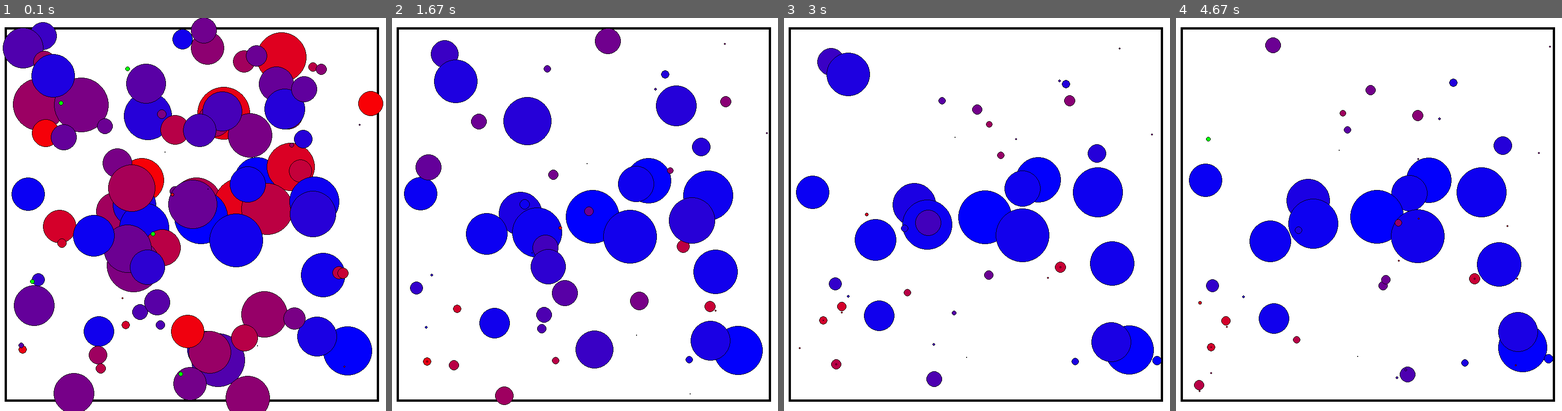
Above: before the commit, frames 1-4 (left to right).
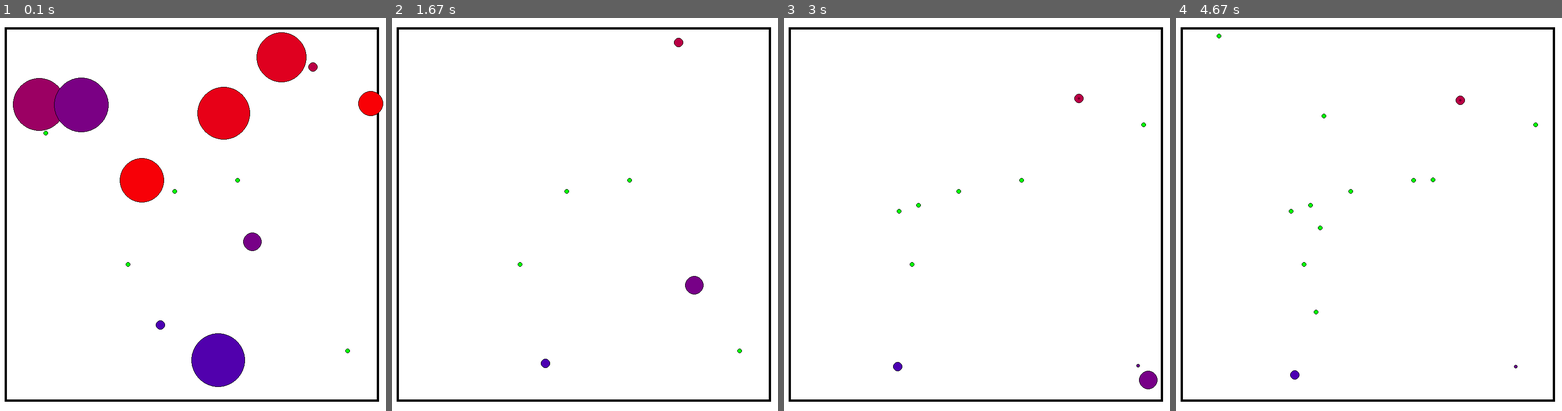
Above: after the commit, the same moments.

Repository: LeoBasov/live-sim
Game: pygame game, started from app/gui_pygame/main.py
Two runs of this game, one before a commit and one after it. Both use one fixed random seed, a clock stepped at 60 frames per second and the inputs below.
Inputs:
- Up to frame 1 (0.1 s): no input
- Up to frame 2 (1.67 s): tap Space at 0.33, 0.73, 1.03, 1.23, 1.57 s
- Up to frame 3 (3 s): tap Space at 1.87, 2.07, 2.37, 2.63, 2.97 s
- Up to frame 4 (4.67 s): tap Space at 3.27, 3.4, 3.8, 4.1, 4.47 s

The runs differ from the first frame. In frame 1, 36% of the frame differs, in the area x 0-97%, y 0-100%; in frame 2, 20%; in frame 3, 14%; in frame 4, 13%.

Commit message:
Changed main.

Diff:
--- a/app/gui_pygame/main.py
+++ b/app/gui_pygame/main.py
@@ -29,7 +29,7 @@
 
 	wrld = World()
 
-	creature_number = 100
+	creature_number = 10
 	creature_sense = 1.0
 	creature_speed = 1.0
 	creature_size = 1.0
@@ -37,8 +37,7 @@
 	food_number = 5
 	number_cycles = 100
 
-	wrld.generate_creatures(creature_number, creature_sense, creature_speed, creature_size)
-	wrld.generate_food(food_number)
+	reset(wrld, creature_number, creature_sense, creature_speed, creature_size, food_number)
 
 	RUN = False
 
